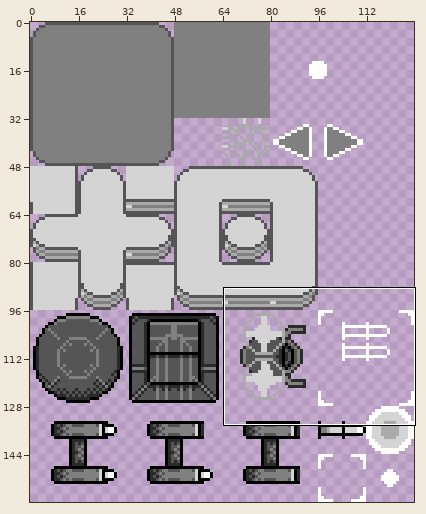
Pixel-art file -- resources/spritesheet.ase. Above: a wide view before the commit, with the close-up outlined.
Close-up. Old version:
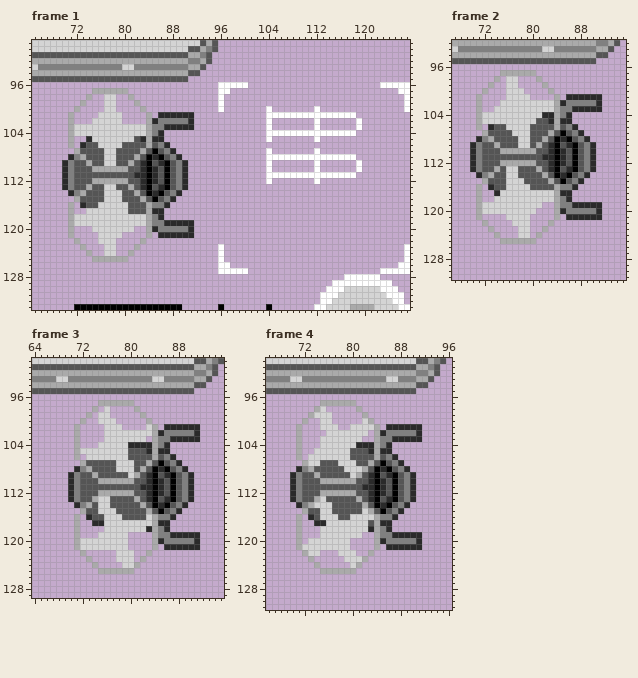
128x160 pixels, 8 frames. Shown: frame 1: x 65..127, y 89..133; frame 2: x 67..95, y 92..131; frame 3: x 64..95, y 90..129; frame 4: x 66..96, y 90..131. The commit also changed other frames or places, which this record leaves out.
After:
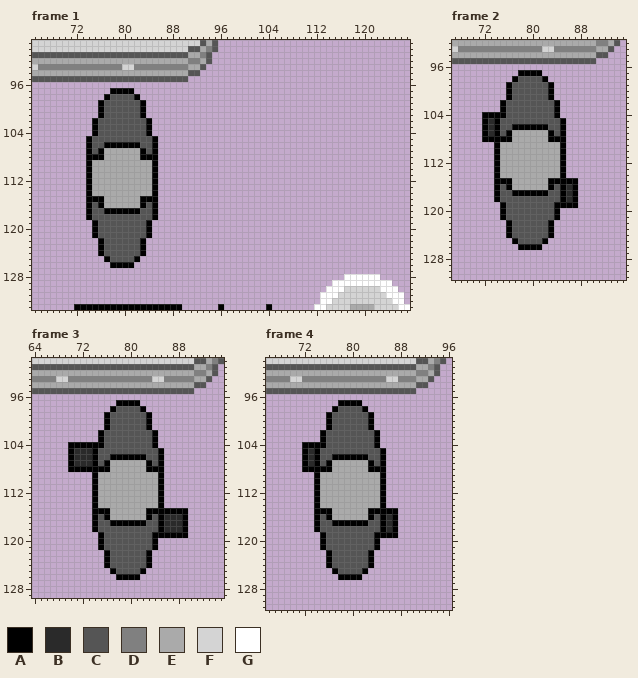
Palette (. is transparent): A #000000  B #2a2a2a  C #555555  D #808080  E #aaaaaa  F #d4d4d4  G #ffffff
From old to new:
Changed rows in their new state; - is an unchanged pixel.
Frame 1, layers "animation", "base":
first column x 70:
 96 --------------------------.....----------------------.....
 97 -----...AAAA--------------..----------------------------..
 98 ----.--ACCCCA-------------.------------------------------.
 99 ---.--ACCCCCCA------------.------------------------------.
100 --.---ACCCCCCA------------.-------.-------.--------------.
101 -.----ACCCCCCA.-......------------...............---------
102 -.---ACCCCCCCCA.......------------.-------.------.--------
103 -....ACCCCCCCCA.......------------.-------.------.--------
104 -....ACCCCCCCCA..-----------------...............---------
105 -.--ACCCCCCC-CCA.-----------------.-------.---------------
106 -.-.A-CAAAAAA-CA..----------------------------------------
107 --..A-AEEEEEEA--...---------------.-------.---------------
108 -...AAAEEEEE-A-A....--------------...............---------
109 ....AEEEEEE-EEEA.....-------------.-------.------.--------
110 ....A------EEEEA.....-------------.-------.------.--------
111 ....AEEEEEEEEEEA.....-------------...............---------
112 ....A------EEEEA.....-------------.-------.---------------
113 ....AEEEEEE-EEEA.....-------------------------------------
114 -...AEEEEEEE-EEA....--------------------------------------
115 --..AAAEEEEEEAA-...---------------------------------------
116 -.-.A-AEEEEEEACA..----------------------------------------
117 -.--ACCAAAAAA-CA.-----------------------------------------
118 -...ACCCCCCCCCCA.-----------------------------------------
119 -....ACCCCCCCCA.......------------------------------------
120 -.---ACCCCCCCCA.......------------------------------------
121 -.---ACCCCCCCCA-......------------------------------------
122 --.---ACCCCCCA--------------------------------------------
123 ---.--ACCCCCCA------------.------------------------------.
124 ----.-ACCCCCCA------------.------------------------------.
125 -----..ACCCCA-------------.------------------------------.
126 --------AAAA--------------..----------------------------..
127 --------------------------.....----------------------.....
Frame 2, layers "animation", "base":
first column x 70:
 97 -----...AAAA----------
 98 ----.-.ACCCCA---------
 99 ---.--ACCCCCCA--------
100 --.---ACCCCCCA--------
101 -.----ACCCCCCA.-......
102 -.---ACCCCCCCCA.......
103 -.--.ACCCCCCCCA.......
104 -.AAAACCCCCCCCA..-----
105 -.ABACCCCCC--CCA.-----
106 -.A-A-CAAAAAA-CA..----
107 --ABA-AEEEEEEA--...---
108 -.AAAAAEEEEE-A-A....--
109 ....AEEEEEE-EEEA.....-
110 ....A------EEEEA.....-
111 ....AEEEEEEEEEEA.....-
112 ....A------EEEEA.....-
113 ....AEEEEEE-EEEA.....-
114 -...AEEEEEEE-EEA....--
115 --..AAAEEEEEEAA-AA.---
116 -.-.A-AEEEEEEACABA----
117 -.--ACCAAAAAACCA-A----
118 -.--ACCCCCCCCCCA-A----
119 -....ACCCCCCCCAAAA....
120 -....ACCCCCCCCA.......
121 -.---ACCCCCCCCA-......
122 --.---ACCCCCCA--------
123 ---.--ACCCCCCA--------
124 ----.-ACCCCCCA--------
125 -----..ACCCCA---------
126 --------AAAA----------
Frame 3, layers "animation", "base":
first column x 70:
 97 -----...AAAA----------
 98 ----.-.ACCCCA---------
 99 ---.-.ACCCCCCA--------
100 --.--.ACCCCCCA--------
101 -.----ACCCCCCA.-......
102 -.---ACCCCCCCCA.......
103 -.---ACCCCCCCCA.......
104 AAAAAACCCCCCCCA..-----
105 ABBBACCCCC---CCA.-----
106 ABBBACCAAAAAA-CA..----
107 ABBBA-AEEEEEEA--...---
108 AAAAAAAEEEEE-A-A....--
109 ....AEEEEEE-EEEA.....-
110 ....A------EEEEA.....-
111 ....AEEEEEEEEEEA.....-
112 ....A------EEEEA.....-
113 ....AEEEEEE-EEEA.....-
114 -...AEEEEEEE-EEA....--
115 --..AAAEEEEEEAA-AAAA--
116 -.-.A-AEEEEEEACAB-BA--
117 -.--ACCAAAAAACCA-BBA--
118 -.--ACCCCCCCCCCA-BBA--
119 -.---ACCCCCCCCAAAAAA..
120 -....ACCCCCCCCA.......
121 -....ACCCCCCCCA-......
122 --.---ACCCCCCA--------
123 ---.--ACCCCCCA--------
124 ----.-ACCCCCCA--------
125 -----..ACCCCA---------
126 --------AAAA----------
Frame 4, layers "animation", "base":
first column x 70:
 97 -----...AAAA----------
 98 ----..-ACCCCA---------
 99 ---...ACCCCCCA--------
100 --.--.ACCCCCCA--------
101 -.---.ACCCCCCA.-......
102 -.---ACCCCCCCCA.......
103 -.---ACCCCCCCCA.......
104 -.AAAACCCCCCCCA..-----
105 -.ABACCCCC---CCA.-----
106 -.ABACCAAAAAA-CA..----
107 --ABA-AEEEEEEA--...---
108 -.AAAAAEEEEE-A-A....--
109 ....AEEEEEE-EEEA.....-
110 ....A------EEEEA.....-
111 ....AEEEEEEEEEEA.....-
112 ....A------EEEEA.....-
113 ....AEEEEEE-EEEA.....-
114 -...AEEEEEEE-EEA....--
115 --..AAAEEEEEEAA-AA.---
116 -.-.ACAEEEEEEACABA----
117 -.--ACCAAAAAA-CA-A----
118 -.--ACCCCCCCCCCA-A----
119 -.---ACCCCCCCCAAAA....
120 -.-..ACCCCCCCCA.......
121 -....ACCCCCCCCA-......
122 --...-ACCCCCCA--------
123 ---.--ACCCCCCA--------
124 ----.-ACCCCCCA--------
125 -----..ACCCCA---------
126 --------AAAA----------
